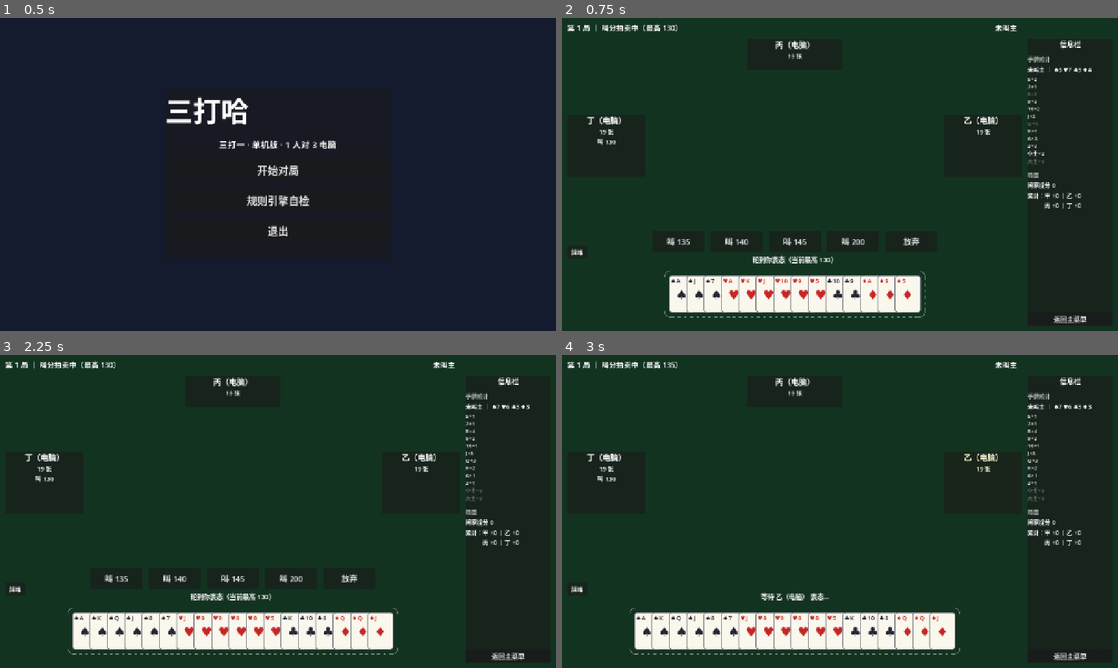
Above: before the commit, frames 1-4 (two rows, left to right).
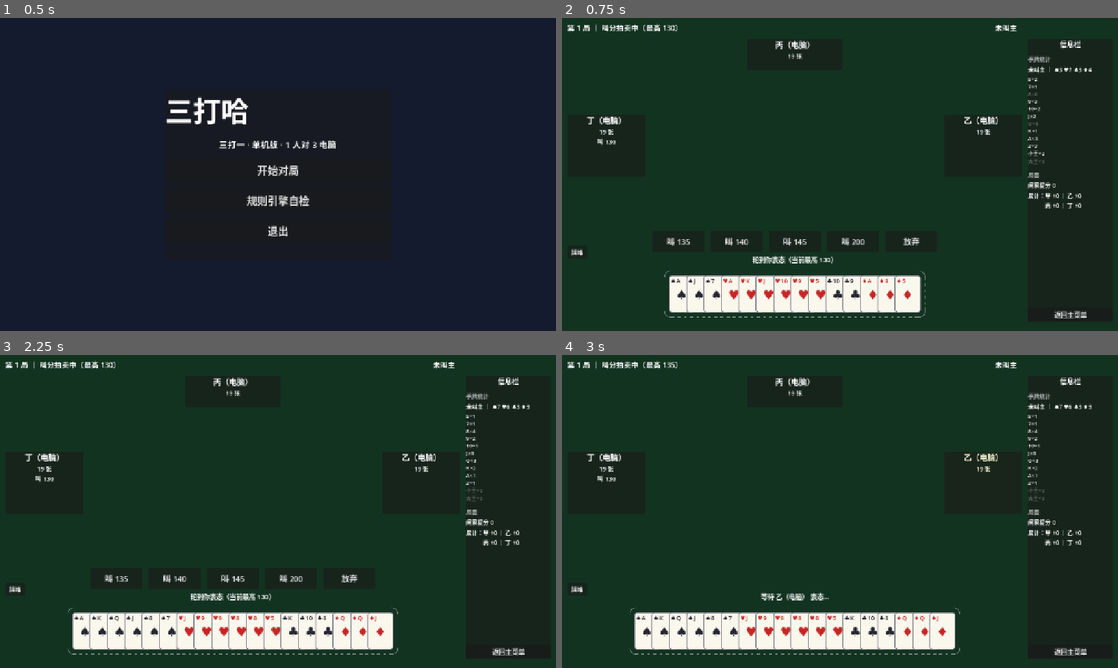
Above: after the commit, the same moments.

Repository: longy1/three-beat-one
Game: Godot game, scene res://scenes/main_menu.tscn
Two runs of this game, one before a commit and one after it. Both use one fixed random seed, a clock stepped at 60 frames per second and the inputs below.
Inputs:
- Up to frame 1 (0.5 s): no input
- Up to frame 2 (0.75 s): click "开始对局" at 0.5 s
- Up to frame 3 (2.25 s): click "返回主菜单" at 1.25 s; click "开始对局" at 2 s
- Up to frame 4 (3 s): click "叫 135" at 2.75 s

Frame 1 is identical in both runs. In frame 2, 0.6% of the frame differs, in the area x 83-96%, y 12-98%; in frame 3, 0.6%; in frame 4, 0.6%.

Commit message:
ui: 组件化 + 对称十字布局 + 相对长度锚点
- InfoSidebar 独立组件（scenes/info_sidebar.tscn）：统计/局面/主菜单走组件 API，与牌桌解耦
- SeatPanel 统一组件（scenes/seat_panel.tscn）：乙丙丁复用，悬停牌堆信号内置
- 出牌位对称十字：丙出牌移至信息板正下方；乙/丁关于牌桌中心对称
- 全部定位改 0~1 比例 anchors；TRICK_ANCHORS/CROWN_TARGETS 改相对常量 ×层尺寸
- AGENTS.md 第 6 章同步（相对长度/组件化/十字规范）、README 目录、视觉稿更新

Diff:
--- a/docs/ui-mockup.svg
+++ b/docs/ui-mockup.svg
@@ -21,12 +21,12 @@
   <circle cx="536" cy="240" r="26" fill="none" stroke="#e8b84a" stroke-width="1" stroke-dasharray="4 4"/>
   <text x="536" y="245" font-size="13" fill="#e8b84a" text-anchor="middle">👑</text>
   <text x="560" y="270" font-size="12" fill="#e8b84a">皇冠：中央×4 → 减速缩小飞至庄家名旁</text>
-  <!-- 丙出牌（带内右侧 666~866） -->
-  <rect x="666" y="52" width="48" height="64" rx="5" fill="#f7f3e8" stroke="#888"/>
-  <text x="690" y="88" font-size="18" fill="#1a1a24" text-anchor="middle">♠</text>
-  <rect x="718" y="52" width="48" height="64" rx="5" fill="#f7f3e8" stroke="#888"/>
-  <text x="742" y="88" font-size="18" fill="#b32c2c" text-anchor="middle">♥</text>
-  <text x="780" y="130" font-size="12" fill="#5a7a68">丙·出牌（666~866）</text>
+  <!-- 丙出牌（信息板正下方 460~560，对称十字上点） -->
+  <rect x="460" y="132" width="48" height="64" rx="5" fill="#f7f3e8" stroke="#888"/>
+  <text x="484" y="168" font-size="18" fill="#1a1a24" text-anchor="middle">♠</text>
+  <rect x="512" y="132" width="48" height="64" rx="5" fill="#f7f3e8" stroke="#888"/>
+  <text x="536" y="168" font-size="18" fill="#b32c2c" text-anchor="middle">♥</text>
+  <text x="590" y="176" font-size="12" fill="#5a7a68">丙·出牌（面板下方，对称十字上点）</text>
 
   <!-- Toast（y132~160） -->
   <text x="536" y="152" font-size="15" fill="#e8b84a" text-anchor="middle">Toast 提示（非法出牌原因等）</text>
@@ -85,7 +85,7 @@
 
   <!-- ═══ ★ 右侧竖直信息栏（新增 x1072~1268, y48~708） ═══ -->
   <rect x="1072" y="48" width="196" height="660" rx="10" fill="#132b1f" stroke="#e8b84a" stroke-width="1.5" stroke-dasharray="6 4"/>
-  <text x="1170" y="76" font-size="16" fill="#e8b84a" text-anchor="middle" font-weight="bold">信息栏（新增）</text>
+  <text x="1170" y="76" font-size="16" fill="#e8b84a" text-anchor="middle" font-weight="bold">信息栏（独立组件 InfoSidebar）</text>
   <line x1="1084" y1="88" x2="1256" y2="88" stroke="#2c4a38"/>
 
   <!-- 统计块 -->
--- a/scenes/game_table.tscn
+++ b/scenes/game_table.tscn
@@ -1,6 +1,8 @@
-[gd_scene load_steps=2 format=3]
+[gd_scene load_steps=4 format=3]
 
 [ext_resource type="Script" path="res://scripts/game_table.gd" id="1_table"]
+[ext_resource type="PackedScene" path="res://scenes/seat_panel.tscn" id="2_seat"]
+[ext_resource type="PackedScene" path="res://scenes/info_sidebar.tscn" id="3_sidebar"]
 
 [node name="GameTable" type="Control"]
 layout_mode = 3
@@ -42,98 +44,29 @@
 theme_override_font_sizes/font_size = 17
 text = ""
 
-[node name="SeatTop" type="PanelContainer" parent="."]
+[node name="SeatTop" parent="." instance=ExtResource("2_seat")]
 layout_mode = 1
 anchors_preset = 0
-offset_left = 426.0
-offset_top = 48.0
-offset_right = 646.0
-offset_bottom = 120.0
+anchor_left = 0.333
+anchor_top = 0.067
+anchor_right = 0.505
+anchor_bottom = 0.167
 
-[node name="VBox" type="VBoxContainer" parent="SeatTop"]
-layout_mode = 2
-theme_override_constants/separation = 2.0
-
-[node name="NameLabel" type="Label" parent="SeatTop/VBox"]
-layout_mode = 2
-theme_override_font_sizes/font_size = 18
-text = "丙（电脑）"
-horizontal_alignment = 1
-
-[node name="CountLabel" type="Label" parent="SeatTop/VBox"]
-layout_mode = 2
-theme_override_font_sizes/font_size = 13
-text = "19 张"
-horizontal_alignment = 1
-
-[node name="StatusLabel" type="Label" parent="SeatTop/VBox"]
-layout_mode = 2
-theme_override_font_sizes/font_size = 14
-text = ""
-horizontal_alignment = 1
-
-[node name="SeatLeft" type="PanelContainer" parent="."]
+[node name="SeatLeft" parent="." instance=ExtResource("2_seat")]
 layout_mode = 1
 anchors_preset = 0
-offset_left = 12.0
-offset_top = 222.0
-offset_right = 192.0
-offset_bottom = 366.0
+anchor_left = 0.009
+anchor_top = 0.308
+anchor_right = 0.15
+anchor_bottom = 0.508
 
-[node name="VBox" type="VBoxContainer" parent="SeatLeft"]
-layout_mode = 2
-theme_override_constants/separation = 2.0
-
-[node name="NameLabel" type="Label" parent="SeatLeft/VBox"]
-layout_mode = 2
-theme_override_font_sizes/font_size = 18
-text = "丁（电脑）"
-horizontal_alignment = 1
-
-[node name="CountLabel" type="Label" parent="SeatLeft/VBox"]
-layout_mode = 2
-theme_override_font_sizes/font_size = 13
-text = "19 张"
-horizontal_alignment = 1
-
-[node name="StatusLabel" type="Label" parent="SeatLeft/VBox"]
-layout_mode = 2
-theme_override_font_sizes/font_size = 14
-text = ""
-horizontal_alignment = 1
-
-[node name="SeatRight" type="PanelContainer" parent="."]
+[node name="SeatRight" parent="." instance=ExtResource("2_seat")]
 layout_mode = 1
 anchors_preset = 0
-anchor_left = 1.0
-anchor_right = 1.0
-offset_left = -400.0
-offset_top = 222.0
-offset_right = -220.0
-offset_bottom = 366.0
-grow_horizontal = 0
-
-[node name="VBox" type="VBoxContainer" parent="SeatRight"]
-layout_mode = 2
-theme_override_constants/separation = 2.0
-
-[node name="NameLabel" type="Label" parent="SeatRight/VBox"]
-layout_mode = 2
-theme_override_font_sizes/font_size = 18
-text = "乙（电脑）"
-horizontal_alignment = 1
-
-[node name="CountLabel" type="Label" parent="SeatRight/VBox"]
-layout_mode = 2
-theme_override_font_sizes/font_size = 13
-text = "19 张"
-horizontal_alignment = 1
-
-[node name="StatusLabel" type="Label" parent="SeatRight/VBox"]
-layout_mode = 2
-theme_override_font_sizes/font_size = 14
-text = ""
-horizontal_alignment = 1
+anchor_left = 0.688
+anchor_top = 0.308
+anchor_right = 0.828
+anchor_bottom = 0.508
 
 [node name="TrickArea" type="Control" parent="."]
 layout_mode = 1
@@ -147,10 +80,10 @@
 [node name="ToastLabel" type="Label" parent="."]
 layout_mode = 1
 anchors_preset = 0
-offset_left = 336.0
-offset_top = 132.0
-offset_right = 736.0
-offset_bottom = 160.0
+anchor_left = 0.2625
+anchor_top = 0.183
+anchor_right = 0.575
+anchor_bottom = 0.222
 theme_override_font_sizes/font_size = 16
 modulate = Color(1, 0.8, 0.3, 1)
 text = ""
@@ -160,10 +93,10 @@
 visible = false
 layout_mode = 1
 anchors_preset = 0
-offset_left = 276.0
-offset_top = 190.0
-offset_right = 796.0
-offset_bottom = 510.0
+anchor_left = 0.216
+anchor_top = 0.264
+anchor_right = 0.622
+anchor_bottom = 0.708
 
 [node name="VBox" type="VBoxContainer" parent="ResultPanel"]
 layout_mode = 2
@@ -243,77 +176,13 @@
 grow_horizontal = 2
 grow_vertical = 2
 
-[node name="Sidebar" type="PanelContainer" parent="."]
+[node name="Sidebar" parent="." instance=ExtResource("3_sidebar")]
 layout_mode = 1
 anchors_preset = 0
-offset_left = 1072.0
-offset_top = 48.0
-offset_right = 1268.0
-offset_bottom = 708.0
+anchor_left = 0.838
+anchor_top = 0.067
+anchor_right = 1.0
+anchor_bottom = 0.985
+offset_right = -12.0
+offset_bottom = -10.0
 mouse_filter = 2
-
-[node name="VBox" type="VBoxContainer" parent="Sidebar"]
-layout_mode = 2
-theme_override_constants/separation = 4.0
-
-[node name="TitleLabel" type="Label" parent="Sidebar/VBox"]
-layout_mode = 2
-mouse_filter = 2
-theme_override_font_sizes/font_size = 16
-text = "信息栏"
-horizontal_alignment = 1
-
-[node name="Sep1" type="HSeparator" parent="Sidebar/VBox"]
-layout_mode = 2
-
-[node name="StatsHead" type="Label" parent="Sidebar/VBox"]
-layout_mode = 2
-mouse_filter = 2
-theme_override_font_sizes/font_size = 13
-modulate = Color(1, 1, 1, 0.65)
-text = "手牌统计"
-
-[node name="MainLabel" type="Label" parent="Sidebar/VBox"]
-layout_mode = 2
-mouse_filter = 2
-theme_override_font_sizes/font_size = 13
-text = ""
-
-[node name="RankGrid" type="GridContainer" parent="Sidebar/VBox"]
-layout_mode = 2
-theme_override_constants/h_separation = 8.0
-theme_override_constants/v_separation = 0.0
-columns = 1
-
-[node name="Sep2" type="HSeparator" parent="Sidebar/VBox"]
-layout_mode = 2
-
-[node name="StateHead" type="Label" parent="Sidebar/VBox"]
-layout_mode = 2
-mouse_filter = 2
-theme_override_font_sizes/font_size = 13
-modulate = Color(1, 1, 1, 0.65)
-text = "局面"
-
-[node name="CapturedLabel" type="Label" parent="Sidebar/VBox"]
-layout_mode = 2
-mouse_filter = 2
-theme_override_font_sizes/font_size = 13
-text = ""
-
-[node name="CumulativeLabel" type="Label" parent="Sidebar/VBox"]
-layout_mode = 2
-mouse_filter = 2
-theme_override_font_sizes/font_size = 13
-text = ""
-autowrap_mode = 3
-
-[node name="Spacer" type="Control" parent="Sidebar/VBox"]
-layout_mode = 2
-size_flags_vertical = 3
-mouse_filter = 2
-
-[node name="MenuButton" type="Button" parent="Sidebar/VBox"]
-layout_mode = 2
-theme_override_font_sizes/font_size = 15
-text = "返回主菜单"
--- /dev/null
+++ b/scenes/info_sidebar.tscn
@@ -0,0 +1,72 @@
+[gd_scene load_steps=2 format=3]
+
+[ext_resource type="Script" path="res://scripts/info_sidebar.gd" id="1_sidebar"]
+
+[node name="InfoSidebar" type="PanelContainer"]
+script = ExtResource("1_sidebar")
+
+[node name="VBox" type="VBoxContainer" parent="."]
+layout_mode = 2
+theme_override_constants/separation = 4.0
+
+[node name="TitleLabel" type="Label" parent="VBox"]
+layout_mode = 2
+mouse_filter = 2
+theme_override_font_sizes/font_size = 16
+text = "信息栏"
+horizontal_alignment = 1
+
+[node name="Sep1" type="HSeparator" parent="VBox"]
+layout_mode = 2
+
+[node name="StatsHead" type="Label" parent="VBox"]
+layout_mode = 2
+mouse_filter = 2
+theme_override_font_sizes/font_size = 13
+modulate = Color(1, 1, 1, 0.65)
+text = "手牌统计"
+
+[node name="MainLabel" type="Label" parent="VBox"]
+layout_mode = 2
+mouse_filter = 2
+theme_override_font_sizes/font_size = 13
+text = ""
+
+[node name="RankGrid" type="GridContainer" parent="VBox"]
+layout_mode = 2
+theme_override_constants/h_separation = 8.0
+theme_override_constants/v_separation = 0.0
+columns = 1
+
+[node name="Sep2" type="HSeparator" parent="VBox"]
+layout_mode = 2
+
+[node name="StateHead" type="Label" parent="VBox"]
+layout_mode = 2
+mouse_filter = 2
+theme_override_font_sizes/font_size = 13
+modulate = Color(1, 1, 1, 0.65)
+text = "局面"
+
+[node name="CapturedLabel" type="Label" parent="VBox"]
+layout_mode = 2
+mouse_filter = 2
+theme_override_font_sizes/font_size = 13
+text = ""
+
+[node name="CumulativeLabel" type="Label" parent="VBox"]
+layout_mode = 2
+mouse_filter = 2
+theme_override_font_sizes/font_size = 13
+text = ""
+autowrap_mode = 3
+
+[node name="Spacer" type="Control" parent="VBox"]
+layout_mode = 2
+size_flags_vertical = 3
+mouse_filter = 2
+
+[node name="MenuButton" type="Button" parent="VBox"]
+layout_mode = 2
+theme_override_font_sizes/font_size = 15
+text = "返回主菜单"
--- /dev/null
+++ b/scenes/seat_panel.tscn
@@ -0,0 +1,28 @@
+[gd_scene load_steps=2 format=3]
+
+[ext_resource type="Script" path="res://scripts/seat_panel.gd" id="1_seat"]
+
+[node name="SeatPanel" type="PanelContainer"]
+script = ExtResource("1_seat")
+
+[node name="VBox" type="VBoxContainer" parent="."]
+layout_mode = 2
+theme_override_constants/separation = 2.0
+
+[node name="NameLabel" type="Label" parent="VBox"]
+layout_mode = 2
+theme_override_font_sizes/font_size = 18
+text = "座位"
+horizontal_alignment = 1
+
+[node name="CountLabel" type="Label" parent="VBox"]
+layout_mode = 2
+theme_override_font_sizes/font_size = 13
+text = ""
+horizontal_alignment = 1
+
+[node name="StatusLabel" type="Label" parent="VBox"]
+layout_mode = 2
+theme_override_font_sizes/font_size = 14
+text = ""
+horizontal_alignment = 1
--- a/scripts/game_table.gd
+++ b/scripts/game_table.gd
@@ -9,20 +9,21 @@
 
 const SEAT_NAMES := ["甲（你）", "乙（电脑）", "丙（电脑）", "丁（电脑）"]
 
-## 出牌显示锚点（屏幕绝对坐标）：你=手牌正上方、丙=上带右侧、乙/丁=面板朝桌心一侧
+## 出牌显示锚点（相对比例 ×TrickArea 尺寸）：对称十字——
+## 你=下方、丙=信息板正下方、乙/丁=面板朝桌心一侧
 const TRICK_ANCHORS := {
-	0: Vector2(536, 396),
-	1: Vector2(780, 294),
-	2: Vector2(766, 84),
-	3: Vector2(300, 294),
+	0: Vector2(0.419, 0.55),
+	1: Vector2(0.604, 0.408),
+	2: Vector2(0.419, 0.267),
+	3: Vector2(0.234, 0.408),
 }
 
-## 皇冠动画落点（出牌庄家名字旁）
+## 皇冠动画落点（相对比例 ×窗口尺寸；出牌庄家名字旁）
 const CROWN_TARGETS := {
-	0: Vector2(330, 484),
-	1: Vector2(930, 252),
-	2: Vector2(472, 76),
-	3: Vector2(40, 252),
+	0: Vector2(0.258, 0.672),
+	1: Vector2(0.727, 0.35),
+	2: Vector2(0.369, 0.106),
+	3: Vector2(0.031, 0.35),
 }
 
 var engine: GameEngine
@@ -39,8 +40,7 @@
 
 @onready var game_info: Label = $TopBar/GameInfoLabel
 @onready var trump_label: Label = $TopBar/TrumpLabel
-@onready var captured_label: Label = $Sidebar/VBox/CapturedLabel
-@onready var cumulative_label: Label = $Sidebar/VBox/CumulativeLabel
+@onready var sidebar: InfoSidebar = $Sidebar
 @onready var toast_label: Label = $ToastLabel
 @onready var hint_label: Label = $BottomArea/HintLabel
 @onready var action_bar: HBoxContainer = $BottomArea/ActionBar
@@ -48,12 +48,12 @@
 @onready var trick_area: Control = $TrickArea
 @onready var result_panel: PanelContainer = $ResultPanel
 
-## 座位 → 呈现节点（0 号位无座位面板，手牌即呈现）。
+## 座位 → SeatPanel 组件实例（0 号位无座位面板，手牌即呈现）。
 ## 布局使出牌顺序 0→1→2→3 在屏幕上呈逆时针：你(下) → 乙(右) → 丙(上) → 丁(左)
 @onready var seat_panels := {
-	1: $SeatRight,
-	2: $SeatTop,
-	3: $SeatLeft,
+	1: $SeatRight as SeatPanel,
+	2: $SeatTop as SeatPanel,
+	3: $SeatLeft as SeatPanel,
 }
 
 
@@ -67,7 +67,7 @@
 	_trick_timer.wait_time = TRICK_PAUSE
 	add_child(_trick_timer)
 
-	$Sidebar/VBox/MenuButton.pressed.connect(_on_menu)
+	sidebar.menu_pressed.connect(_on_menu)
 	$ResultPanel/VBox/Buttons/NextButton.pressed.connect(_on_next_game)
 	$ResultPanel/VBox/Buttons/MenuButton2.pressed.connect(_on_menu)
 
@@ -103,12 +103,11 @@
 	_human_pile_chip.mouse_entered.connect(func(): _show_pile(HUMAN_SEAT))
 	_human_pile_chip.mouse_exited.connect(_hide_pile)
 	add_child(_human_pile_chip)
-	# 电脑玩家入口：各自座位面板悬停
+	# 电脑玩家入口：各自座位面板悬停（SeatPanel 组件信号）
 	for seat in seat_panels:
-		var panel: PanelContainer = seat_panels[seat]
-		panel.mouse_filter = Control.MOUSE_FILTER_STOP
-		panel.mouse_entered.connect(func(): _show_pile(seat))
-		panel.mouse_exited.connect(_hide_pile)
+		var panel: SeatPanel = seat_panels[seat]
+		panel.pile_hovered.connect(_show_pile)
+		panel.pile_exited.connect(_hide_pile)
 	# 弹出层（居中，不拦截鼠标）
 	_pile_popup = PanelContainer.new()
 	_pile_popup.name = "PilePopup"
@@ -231,11 +230,11 @@
 	_crown = CrownBadge.new()
 	_crown.size = Vector2(30, 22)
 	_crown.pivot_offset = _crown.size / 2.0
-	_crown.position = Vector2(536, 294) - _crown.size / 2.0  # 牌桌正中央
+	_crown.position = Vector2(0.419, 0.408) * size - _crown.size / 2.0  # 牌桌正中央
 	_crown.scale = Vector2(4, 4)
 	_crown.z_index = 60
 	add_child(_crown)
-	var target: Vector2 = CROWN_TARGETS[seat]
+	var target: Vector2 = CROWN_TARGETS[seat] * size  # 相对落点 × 窗口尺寸
 	var tw := create_tween()
 	tw.set_parallel(true)
 	# TRANS_CUBIC + EASE_OUT：起步快、逐渐减速（加速度减小）
@@ -460,22 +459,22 @@
 				suit_counts[c.suit] += 1
 		elif not c.is_joker():
 			suit_counts[c.suit] += 1
-	var main_label: Label = $Sidebar/VBox/MainLabel
 	var bits: Array[String] = []
 	if trump == null:
 		for s in Card.NORMAL_SUITS:
 			bits.append("%s%d" % [suit_chars[s], suit_counts[s]])
-		main_label.text = "未叫主 ｜ " + " ".join(bits)
+		var main_text: String = "未叫主 ｜ " + " ".join(bits)
+		var rank_rows := _build_rank_rows(hand)
+		sidebar.update_stats(main_text, rank_rows)
 	else:
 		for s in Card.NORMAL_SUITS:
 			if s != trump.suit:
 				bits.append("%s%d" % [suit_chars[s], suit_counts[s]])
-		main_label.text = "主 %d ｜ 副 %s" % [trump_count, " ".join(bits)]
-
-	# 各点数数量（含王、2）
-	var grid: GridContainer = $Sidebar/VBox/RankGrid
-	for child in grid.get_children():
-		child.queue_free()
+		sidebar.update_stats("主 %d ｜ 副 %s" % [trump_count, " ".join(bits)], _build_rank_rows(hand))
+
+
+## 各点数数量行（含王、2）：[{text, present}]
+func _build_rank_rows(hand: Array) -> Array:
 	var rank_counts := {}
 	for c in hand:
 		rank_counts[c.rank] = int(rank_counts.get(c.rank, 0)) + 1
@@ -485,15 +484,15 @@
 		Card.RANK_A: "A", Card.RANK_2: "2",
 		Card.RANK_SMALL_JOKER: "小王", Card.RANK_BIG_JOKER: "大王",
 	}
+	var rows: Array = []
 	for rank in [Card.RANK_5, Card.RANK_7, Card.RANK_8, Card.RANK_9, Card.RANK_10,
 			Card.RANK_J, Card.RANK_Q, Card.RANK_K, Card.RANK_A, Card.RANK_2,
 			Card.RANK_SMALL_JOKER, Card.RANK_BIG_JOKER]:
-		var l := Label.new()
-		l.mouse_filter = Control.MOUSE_FILTER_IGNORE
-		l.add_theme_font_size_override("font_size", 12)
-		l.text = "%s×%d" % [rank_names[rank], int(rank_counts.get(rank, 0))]
-		l.modulate = Color(1, 1, 1) if rank_counts.has(rank) else Color(1, 1, 1, 0.35)
-		grid.add_child(l)
+		rows.append([
+			"%s×%d" % [rank_names[rank], int(rank_counts.get(rank, 0))],
+			rank_counts.has(rank),
+		])
+	return rows
 
 
 func _refresh_top_bar() -> void:
@@ -515,20 +514,14 @@
 	var captured := "闲家捉分 %d" % engine.captured_points
 	if engine.koudi_points > 0:
 		captured += "（含抠底 %d）" % engine.koudi_points
-	captured_label.text = captured
-	cumulative_label.text = "累计：甲 %+d ｜ 乙 %+d\n　　　丙 %+d ｜ 丁 %+d" \
-		% [engine.cumulative[0], engine.cumulative[1], engine.cumulative[2], engine.cumulative[3]]
+	sidebar.set_state(captured, "累计：甲 %+d ｜ 乙 %+d\n　　　丙 %+d ｜ 丁 %+d" \
+		% [engine.cumulative[0], engine.cumulative[1], engine.cumulative[2], engine.cumulative[3]])
 
 
 func _refresh_seats() -> void:
 	for seat in seat_panels:
-		var panel: PanelContainer = seat_panels[seat]
-		var name_label: Label = panel.get_node("VBox/NameLabel")
-		var count_label: Label = panel.get_node("VBox/CountLabel")
-		var status_label: Label = panel.get_node("VBox/StatusLabel")
+		var panel: SeatPanel = seat_panels[seat]
 		# 庄家由皇冠动画标记，面板不再显示「抓牌/庄」文字
-		name_label.text = SEAT_NAMES[seat]
-		count_label.text = "%d 张" % engine.hand_count(seat)
 		var status := ""
 		match engine.phase:
 			GameEngine.Phase.AUCTION:
@@ -540,10 +533,10 @@
 			GameEngine.Phase.TRICKS:
 				if _last_trick_winner == seat:
 					status = "✓ 上轮赢"
-		status_label.text = status
+		panel.set_info(SEAT_NAMES[seat], "%d 张" % engine.hand_count(seat), status)
 		var is_turn: bool = (engine.phase == GameEngine.Phase.AUCTION and engine.auction_turn == seat) \
 			or (engine.phase == GameEngine.Phase.TRICKS and engine.turn_seat == seat)
-		panel.modulate = Color(1.15, 1.12, 0.85) if is_turn else Color.WHITE
+		panel.set_highlight(is_turn)
 
 
 func _refresh_trick_area() -> void:
@@ -555,7 +548,6 @@
 	var shown: Array = engine.current_plays
 	if shown.is_empty():
 		shown = engine.last_trick
-	var anchors: Dictionary = TRICK_ANCHORS
 	for play in shown:
 		var seat: int = play.seat
 		var box := VBoxContainer.new()
@@ -571,7 +563,8 @@
 		box.add_child(cards_row)
 		trick_area.add_child(box)
 		var width: int = play.cards.size() * 48 + 8
-		box.position = anchors[seat] - Vector2(width / 2.0, 12)
+		var base: Vector2 = TRICK_ANCHORS[seat] * trick_area.size  # 相对锚点 × 层尺寸
+		box.position = base - Vector2(width / 2.0, 12)
 	# 新一轮开始（无快照、至多只有领出）时清除赢家标记
 	if engine.last_trick.is_empty() and engine.current_plays.size() <= 1:
 		_last_trick_winner = -1
@@ -608,7 +601,7 @@
 		cards_row.add_child(CardWidget.create(c, true, true))
 	box.add_child(cards_row)
 	trick_area.add_child(box)
-	box.position = Vector2(640, 300) - Vector2(220, 40)
+	box.position = Vector2(0.419, 0.417) * trick_area.size - Vector2(220, 40)  # 牌桌中央
 
 
 func _clear_bottom_cards() -> void:
--- /dev/null
+++ b/scripts/info_sidebar.gd
@@ -0,0 +1,32 @@
+class_name InfoSidebar
+extends PanelContainer
+## 右侧竖直信息栏（独立组件）：手牌统计 + 局面 + 主菜单入口。
+## 与牌桌场景解耦，独立呈现信息。
+
+
+signal menu_pressed
+
+
+func _ready() -> void:
+	($VBox/MenuButton as Button).pressed.connect(func(): menu_pressed.emit())
+
+
+## 手牌统计：主牌/副牌行 + 各点数行（rows: [{text, present}]，present=false 灰显）
+func update_stats(main_text: String, rows: Array) -> void:
+	($VBox/MainLabel as Label).text = main_text
+	var grid: GridContainer = $VBox/RankGrid
+	for child in grid.get_children():
+		child.queue_free()
+	for row in rows:
+		var l := Label.new()
+		l.mouse_filter = Control.MOUSE_FILTER_IGNORE
+		l.add_theme_font_size_override("font_size", 12)
+		l.text = row[0]
+		l.modulate = Color(1, 1, 1) if row[1] else Color(1, 1, 1, 0.35)
+		grid.add_child(l)
+
+
+## 局面：闲家捉分与四家累计收益
+func set_state(captured: String, cumulative: String) -> void:
+	($VBox/CapturedLabel as Label).text = captured
+	($VBox/CumulativeLabel as Label).text = cumulative
--- /dev/null
+++ b/scripts/seat_panel.gd
@@ -0,0 +1,29 @@
+class_name SeatPanel
+extends PanelContainer
+## 座位信息面板组件（乙/丙/丁复用）：姓名 / 牌数 / 状态 + 悬停查看出牌历史。
+
+
+signal pile_hovered(seat: int)
+signal pile_exited
+
+var seat := -1
+
+
+func _ready() -> void:
+	mouse_filter = Control.MOUSE_FILTER_STOP
+	mouse_entered.connect(func(): pile_hovered.emit(seat))
+	mouse_exited.connect(func(): pile_exited.emit())
+
+
+func setup(p_seat: int) -> void:
+	seat = p_seat
+
+
+func set_info(title: String, count: String, status: String) -> void:
+	($VBox/NameLabel as Label).text = title
+	($VBox/CountLabel as Label).text = count
+	($VBox/StatusLabel as Label).text = status
+
+
+func set_highlight(on: bool) -> void:
+	modulate = Color(1.15, 1.12, 0.85) if on else Color.WHITE
Not shown, added: scripts/info_sidebar.gd.uid
Not shown, added: scripts/seat_panel.gd.uid
Not shown, changed: AGENTS.md
